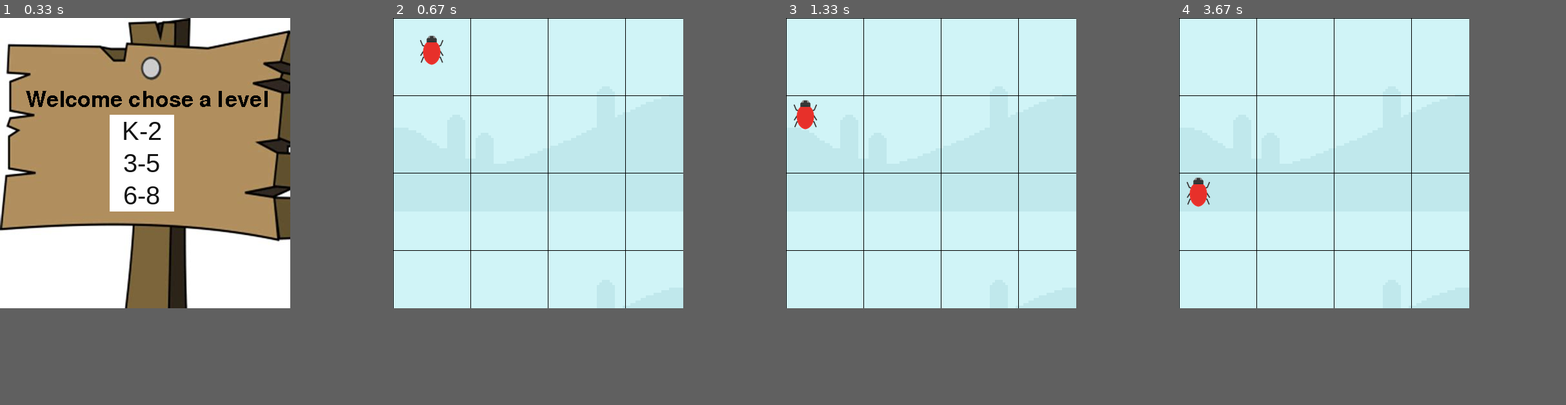
Above: before the commit, frames 1-4 (left to right).
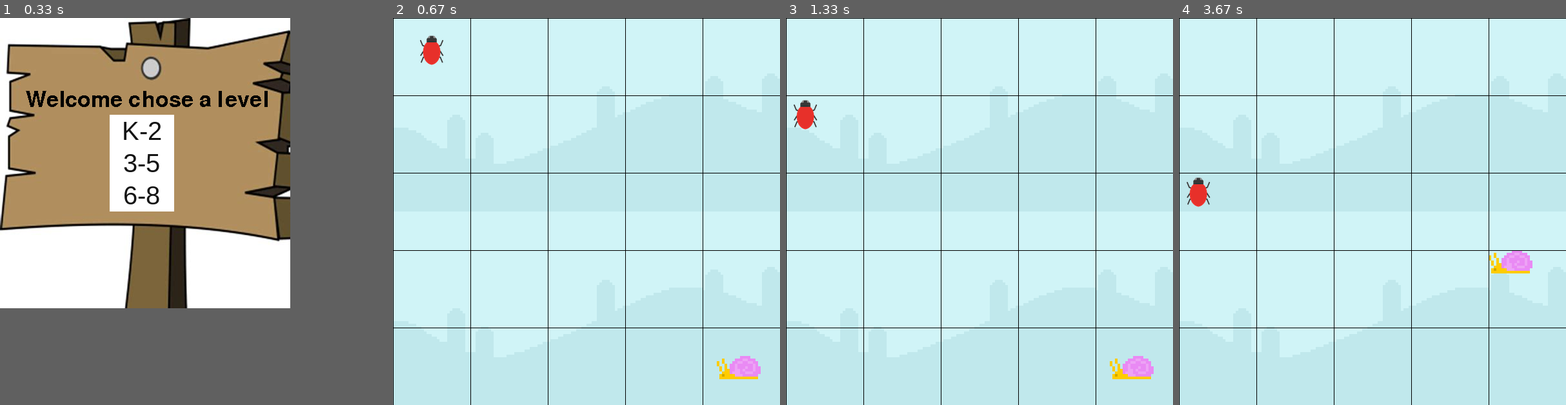
Above: after the commit, the same moments.

Repository: Syntax-Saboteurs/Wandering-in-the-Woods-Game
Game: pygame game, started from main.py
The game is run twice, just before and just after one commit, with the same random seed, the same clock (stepped at 60 frames per second) and the same inputs.
Inputs (mouse positions are in pixels of both pictures, inside the frame that each line leads up to):
- Up to frame 1 (0.33 s): no input
- Up to frame 2 (0.67 s): click (540, 165) at 0.38 s
- Up to frame 3 (1.33 s): click (859, 153) at 0.72 s
- Up to frame 4 (3.67 s): click (1473, 273) at 2.55 s; click (1248, 250) at 3.22 s; click (1507, 288) at 3.55 s
In frame 2 the window is 450x450 before the commit and 600x600 after it. Grey fills any space a smaller window leaves; there, only what the larger window draws over its background counts as a difference.

Frame 1 is identical in both runs. In frame 2, 1.2% of the frame differs, in the area x 0-100%, y 0-100%; in frame 3, 1.2%; in frame 4, 1.2%.

Commit message:
Resize fix
-now when choosing level board changes shape to match game.

Diff:
--- a/level3_5.py
+++ b/level3_5.py
@@ -2,6 +2,18 @@
 resources: https://www.pygame.org/docs/
 
 '''
+# level_two() function - game level grades(3-5)
+    # students can set up the size of their grid, which can now also be rectangular
+    # there can be more than two players as many as four
+    # students can place them where ever they want to on the grid to start
+    # Once a pair has found eachother the pair will then search out another and another assuming more than two players
+    # Once the game is started
+        # it can be played and replayed over and over
+        # the stats of the players meeting can be displayed as:
+            # longest run without meeting
+            # shorted run without meeting
+            # and average run without meeting
+            # assuming this means for all games played
 
 import pygame, time, sys, random
 from pygame.locals import *
@@ -111,6 +123,7 @@
 
 def main():
     running = True
+    screen = pygame.display.set_mode((WIDTH, HEIGHT))
     player_turn = 0  # 0 for player 1, 1 for player 2
     players = [player_rect, snail_rect]  # Assuming there are only two players
     win_font = pygame.font.SysFont(None, 48)  # Font for "You Win" message
--- a/level6_8.py
+++ b/level6_8.py
@@ -2,6 +2,13 @@
 resources: https://www.pygame.org/docs/
 
 '''
+
+# level_three() function - game level for grades(6-8)
+    # students have control of 3-5 game (level II)
+    # students will now be challanged to run experiments to determine how the average run varies with
+        # size and shape of the grids.
+    # the students will also be able to explore differnt protocols for wandering, and to decide which is
+        # the best way to wander if you want to shorten the time it takes to meet up
 
 import pygame, time, sys, random
 from pygame.locals import *
@@ -111,6 +118,7 @@
 
 def main():
     running = True
+    screen = pygame.display.set_mode((WIDTH, HEIGHT))
     player_turn = 0  # 0 for player 1, 1 for player 2
     players = [player_rect, snail_rect]  # Assuming there are only two players
     win_font = pygame.font.SysFont(None, 48)  # Font for "You Win" message
--- a/levelk_2.py
+++ b/levelk_2.py
@@ -2,6 +2,17 @@
 resources: https://www.pygame.org/docs/
 
 '''
+# level_one() function - game level for grades(k-2)
+    # grids are always square there are always two players starting diagonally from one another
+    # wander out randomly - assuming they control their direction
+    # each move is counted in a counter
+    # music plays as cartoon characters wander in the woods
+    # when the players bump into each other
+        # there is happy graphics displayed
+        # and stats from the wandering are displayed and announced audibly
+        # then the game is reset and the students can start it up again if they would like
+
+
 
 import pygame, time, sys, random
 from pygame.locals import *
--- a/main.py
+++ b/main.py
@@ -77,8 +77,8 @@
 Button(170, 150, 100, 50, 'K-2', levelK)
 Button(170, 200, 100, 50, '3-5', level3)
 Button(170, 250, 100, 50, '6-8', level6)
-# Button(170, 200, 100, 50,  '3-5', level3, True)
-# Button(170, 250, 100, 50,  '6-8', level6, True)
+# Button(170, 200, 100, 50,  '3-5', level3, True) multi click buttons
+# Button(170, 250, 100, 50,  '6-8', level6, True) multi click buttons
 
 #grade_level = input("Enter the grade level (K-2, 3-5, or 6-8): ").strip().lower()
 
